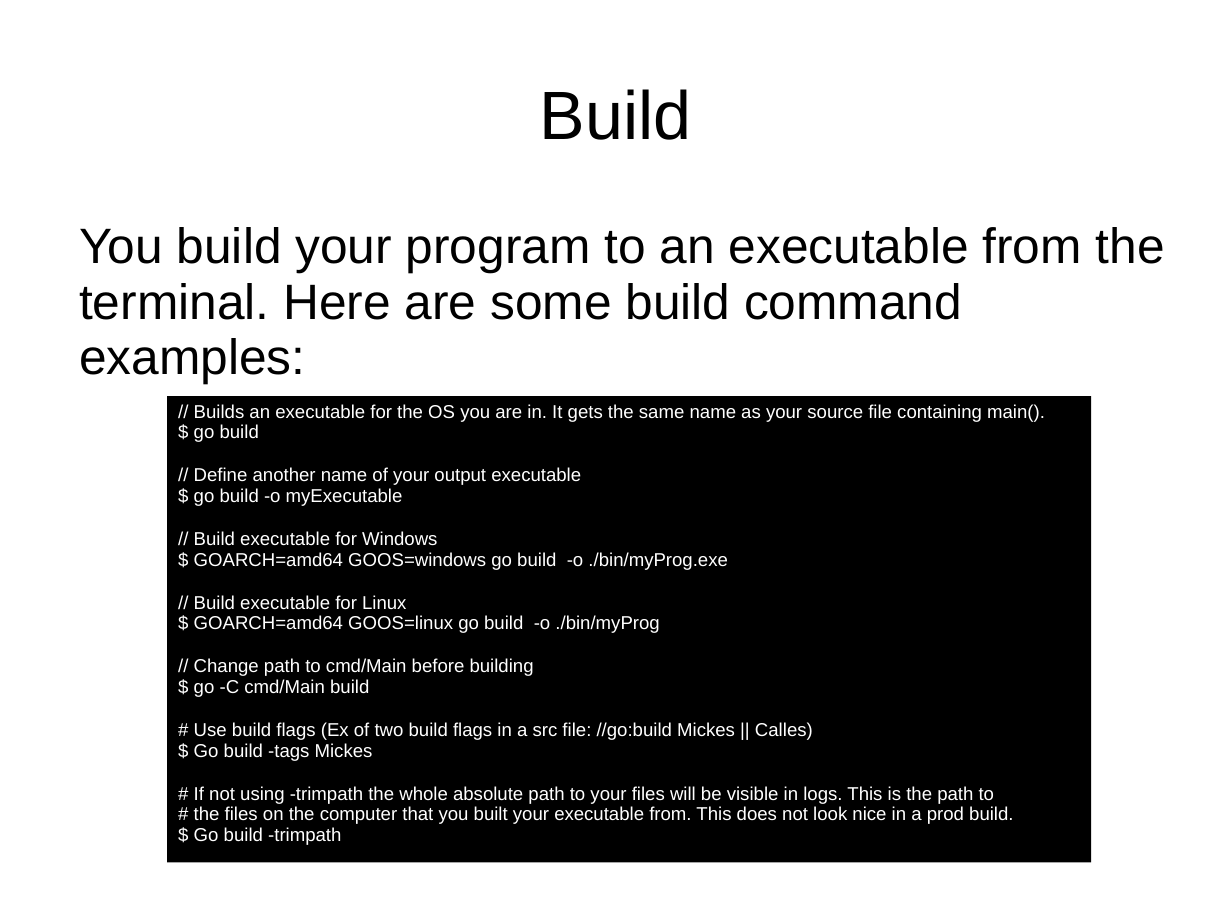
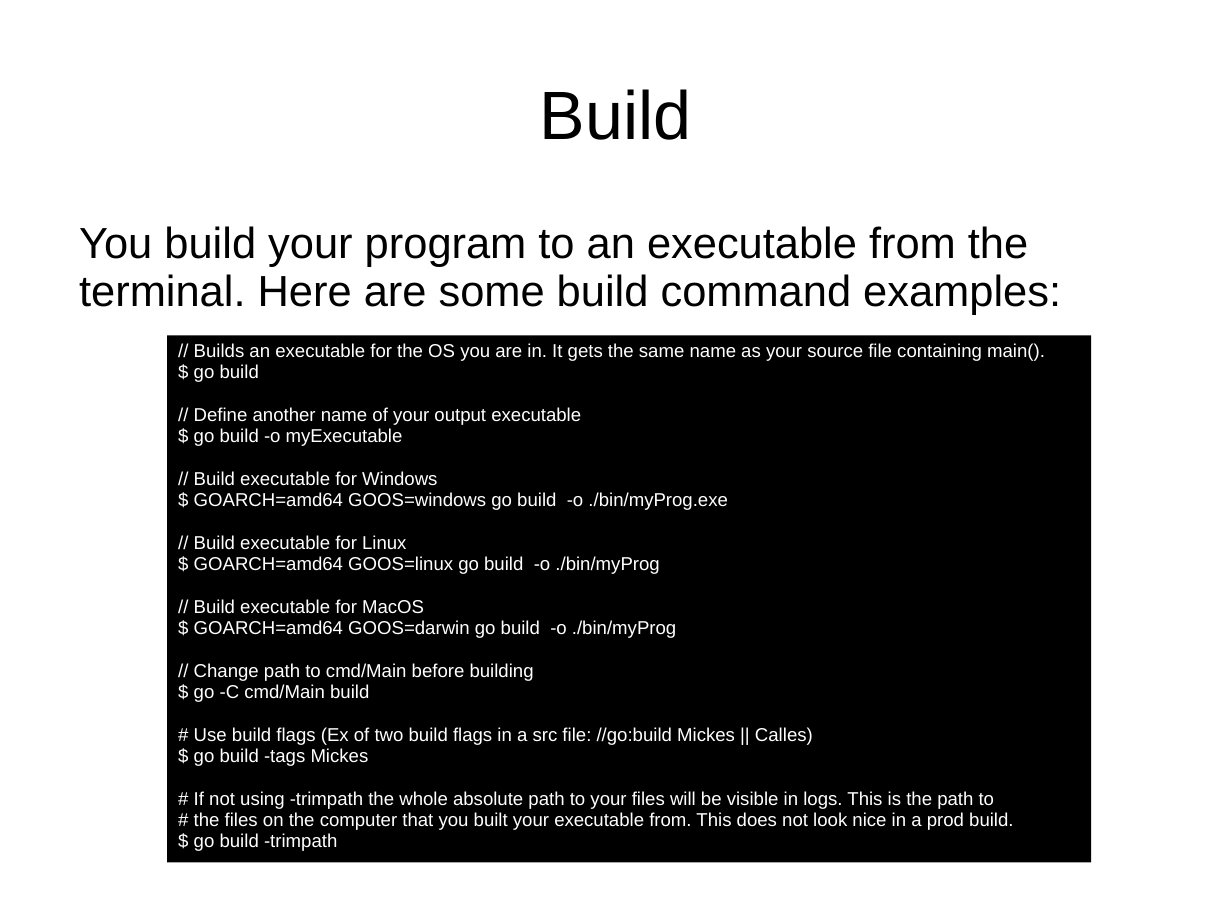
Before and after one commit to smicker/go_course, a slide deck: slide 14 of Golang genomgång.ppt. Drawn at 1232x924 pixels with LibreOffice and Linux fonts; fonts in the diff are those of the drawing; background and template pictures are left out. Boxes give left, top, right and bottom in pixels: in the first picture for what was removed or moved away, otherwise in the second. Text is boxed around its words. In the diff, an @@ line names an element or a change of style, - is before the commit and + after.

```diff
--- a/Golang genomgång.ppt
+++ b/Golang genomgång.ppt
@@ text "You build your program to ..." at <box>79,226,1061,315</box>: size 32 to 28 pt @@
@@ rectangle "// Builds an executable for ...": place and size @@
-rectangle "// Builds an executable for ..." at <box>168,396,1092,862</box>
+rectangle "// Builds an executable for ..." at <box>168,335,1092,863</box>
@@ text in rectangle at <box>194,599,676,638</box>: paragraph added @@
+// Build executable for MacOS
+$ GOARCH=amd64 GOOS=darwin go build -o ./bin/myProg
@@ text in rectangle at <box>194,727,1013,851</box>: text changed @@
-# Use build flags (Ex of two build flags in a src file: //go:build Mickes || Calles)
-$ Go build -tags Mickes
-# If not using -trimpath the whole absolute path to your files will be visible in logs. This is the path to
-# the files on the computer that you built your executable from. This does not look nice in a prod build.
-$ Go build -trimpath
+# Use build flags (Ex of two build flags in a src file: //go:build Mickes || Calles)
+$ go build -tags Mickes
+# If not using -trimpath the whole absolute path to your files will be visible in logs. This is the path to
+# the files on the computer that you built your executable from. This does not look nice in a prod build.
+$ go build -trimpath
```
Also in this commit, not shown: 7 other slides changed, 1 slide added, 1 slide removed, 1 other file.
